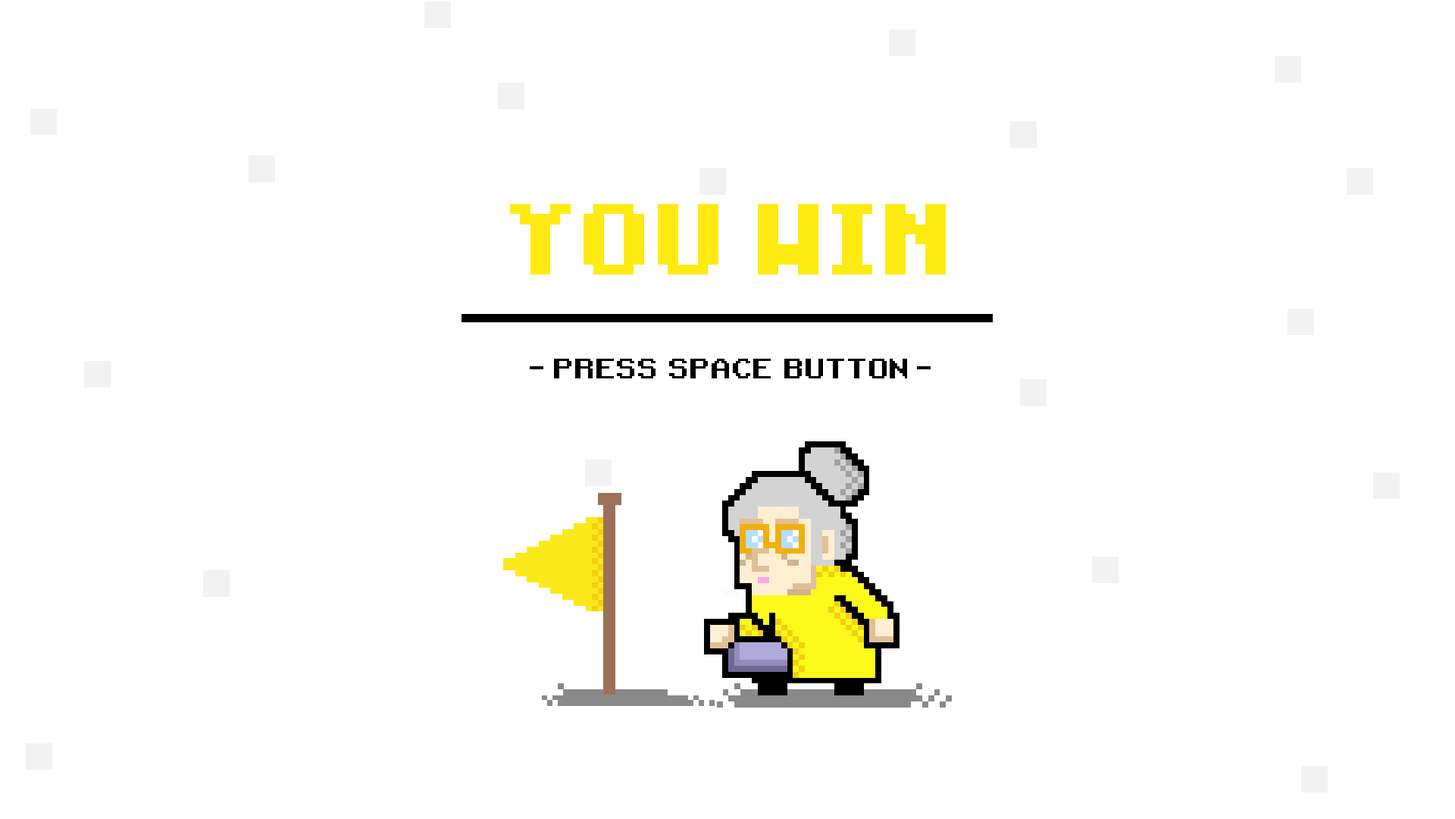
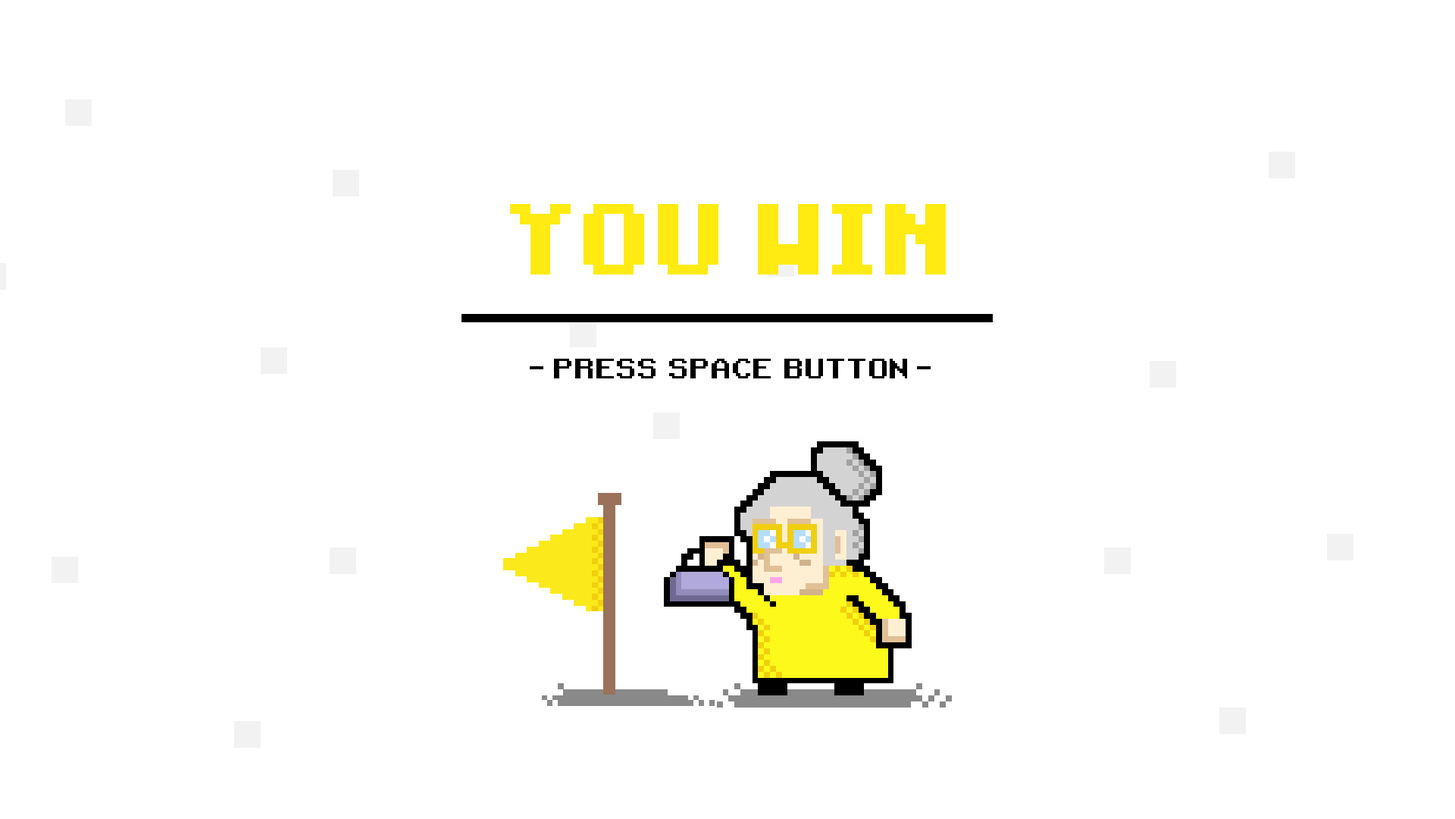
Before/after of a 1455x819 layered artwork. What changed in the layer stack:
hid "Y stand" over [left=704, top=441, right=900, bottom=683]
showed "Y throw" over [left=663, top=441, right=912, bottom=683]
showed group "backgound 1" (24 layers) over [left=0, top=99, right=1354, bottom=748]
hid group "background 2" (19 layers) over [left=25, top=1, right=1400, bottom=793]
